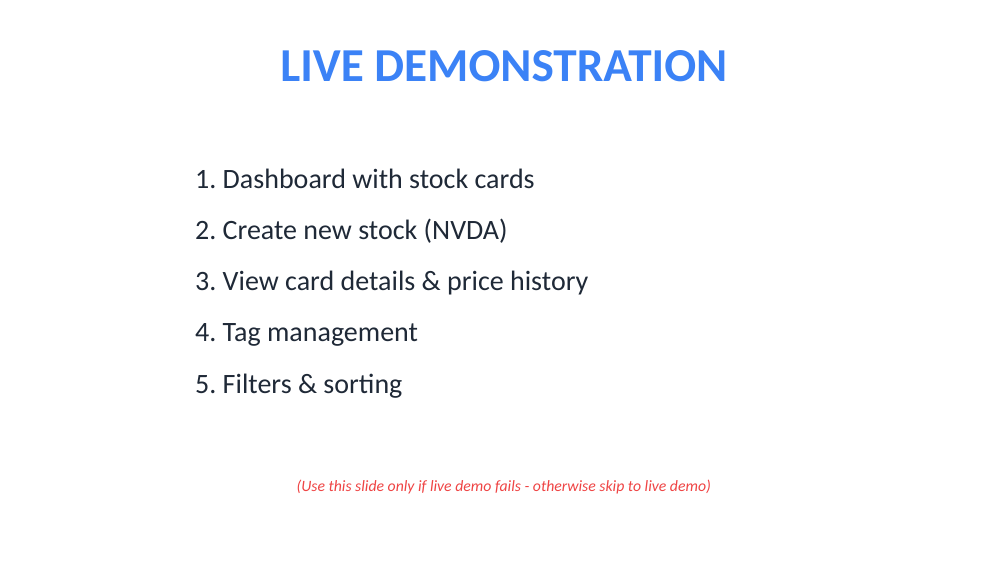
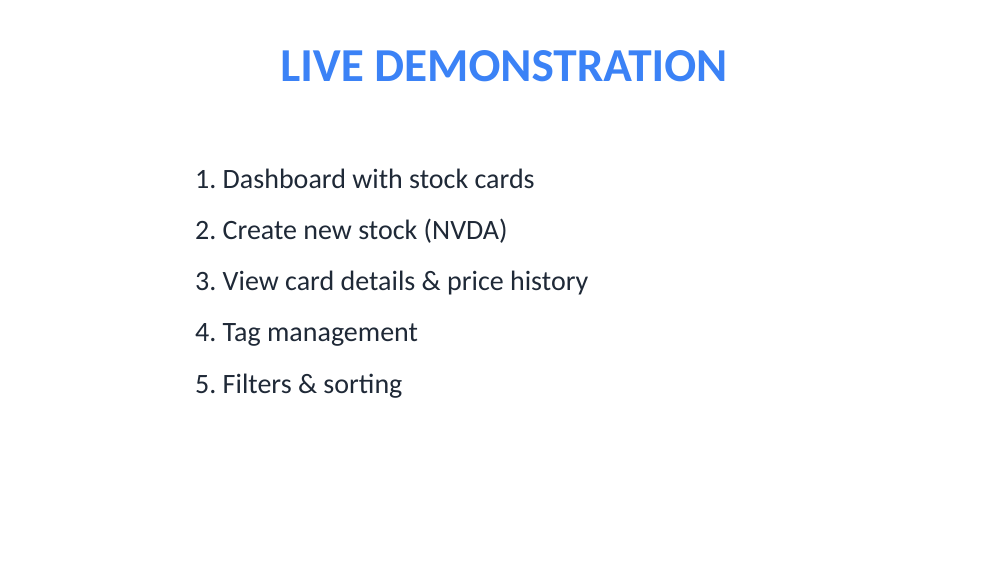
Before and after one commit to AlikhanIllini/Final_Project_Alikhan_alikhan4, a slide deck: slide 6 of Stock_Cards_Presentation.pptx. Drawn at 1008x567 pixels with LibreOffice and Linux fonts; fonts in the diff are those of the drawing. Boxes give left, top, right and bottom in pixels: in the first picture for what was removed or moved away, otherwise in the second. Text is boxed around its words. In the diff, an @@ line names an element or a change of style, - is before the commit and + after.

Commit message:
Clean up markdown files, keep only PowerPoint presentation

```diff
--- a/Stock_Cards_Presentation.pptx
+++ b/Stock_Cards_Presentation.pptx
@@ text removed at (297,479,711,494) @@
-(Use this slide only if live demo fails - otherwise skip to live demo)
```
Also in this commit, not shown: 2 other slides changed, 3 other files.
